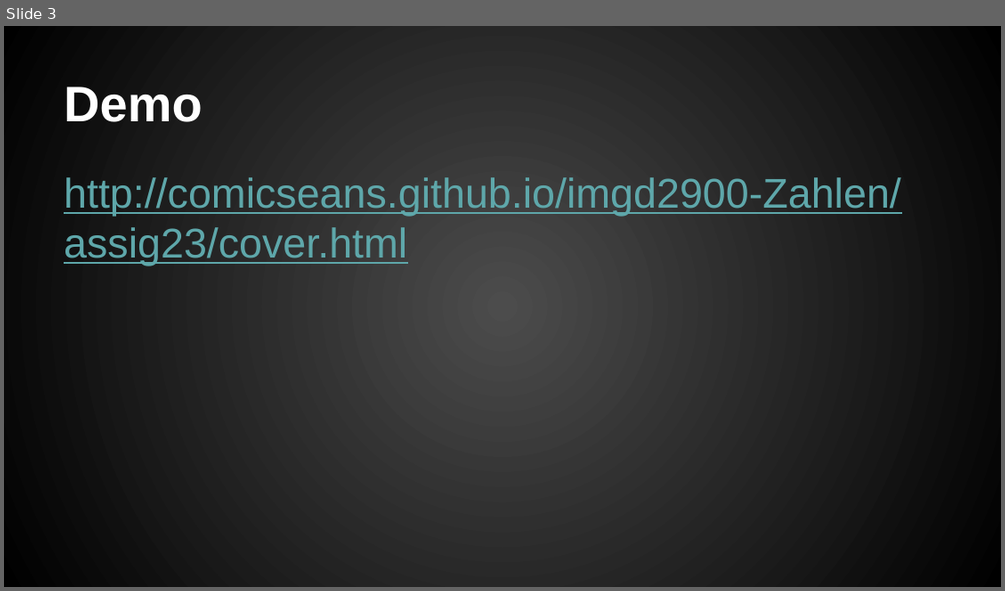
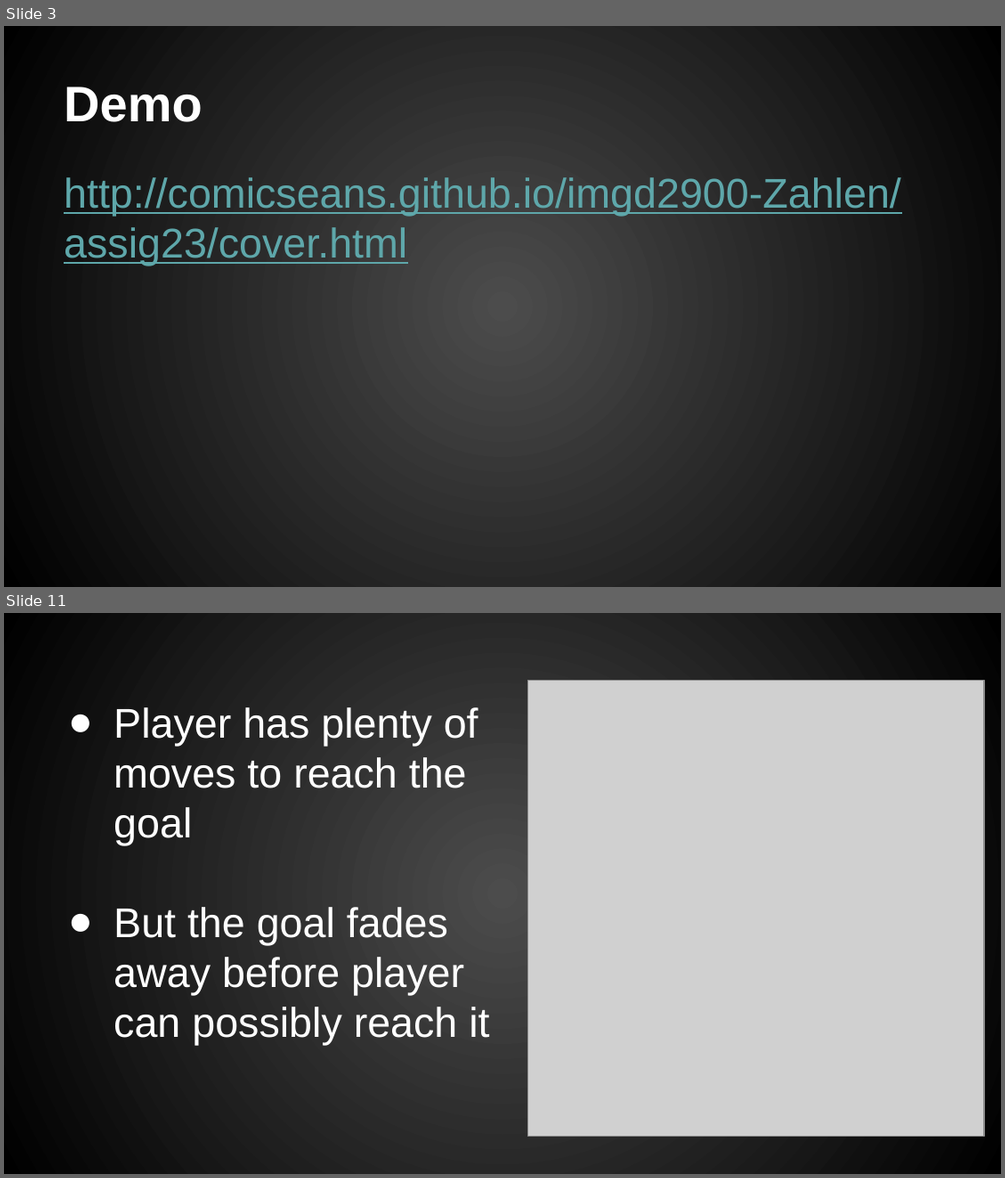
Before and after one commit to ComicSeans/imgd2900, a slide deck: assig23/finalabstractpresentation.pptx. Shown one above the other, each under a label of ours: slide 3 before the commit, slides 3 and 11 after it; the slides between them are not shown. The pictures are 1005x591 and 1005x1178 pixels, drawn with LibreOffice and Linux fonts; fonts in the diff are those of the drawing; grey boxes stand for pictures. Boxes give left, top, right and bottom in pixels: in the first picture for what was removed or moved away, otherwise in the second. Text is boxed around its words. In the diff, an @@ line names an element or a change of style, - is before the commit and + after.

```diff
--- a/assig23/finalabstractpresentation.pptx
+++ b/assig23/finalabstractpresentation.pptx
@@ slide 11 added at (x1=4, y1=613, x2=1001, y2=1174), background gradient #4C4C4C to #000000 @@
@@ picture added at (x1=528, y1=680, x2=985, y2=1136) @@
@@ text added at (x1=113, y1=707, x2=489, y2=1045), 30 pt, text #FFFFFF @@
+● Player has plenty of moves to reach the goal
+● But the goal fades away before player can possibly reach it
```
Also in this commit, not shown: 5 other slides added.
